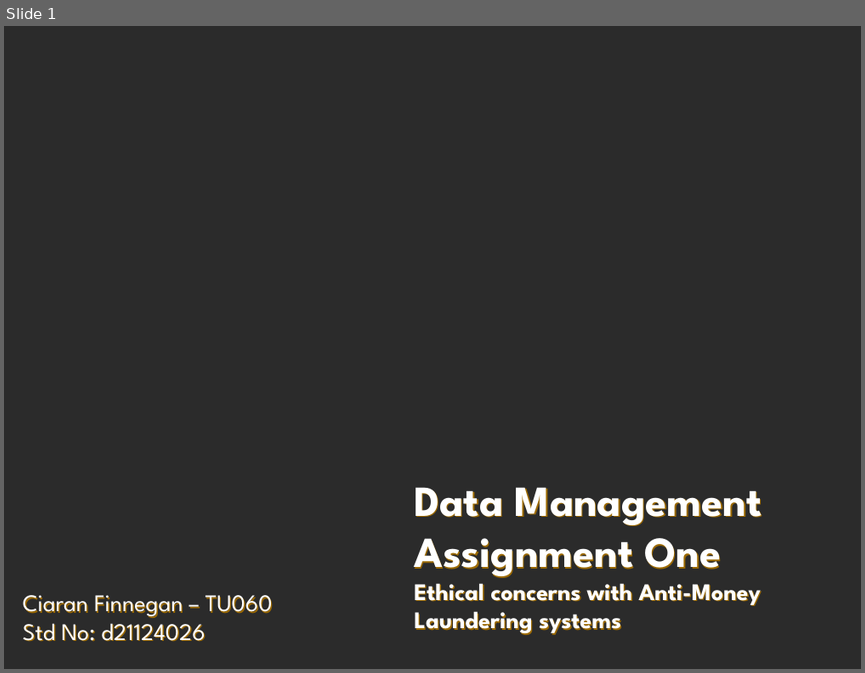
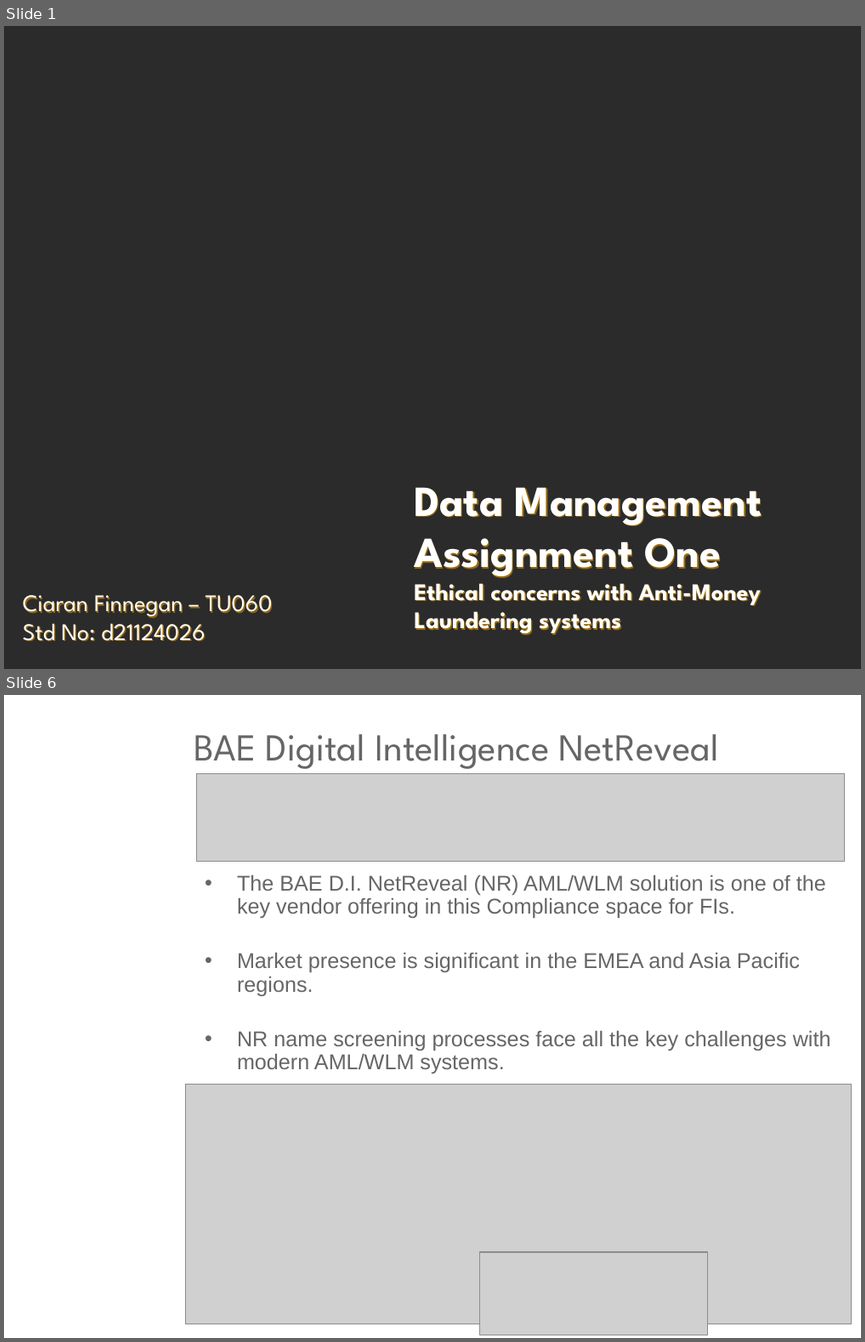
Before and after one commit to JackDaedalus/DataMgmtCA1, a slide deck: PPT_CA1/Data Management - CA1 - AML Ethics - Student Ciaran Finnegan d21124026 v1-1 200222.pptx. Shown one above the other, each under a label of ours: slide 1 before the commit, slides 1 and 6 after it; the slides between them are not shown. The pictures are 865x673 and 865x1342 pixels, drawn with LibreOffice and Linux fonts; fonts in the diff are those of the drawing; grey boxes stand for pictures; background and template pictures are left out; a plain dark background stands for a picture behind light text. Boxes give left, top, right and bottom in pixels: in the first picture for what was removed or moved away, otherwise in the second. Text is boxed around its words. In the diff, an @@ line names an element or a change of style, - is before the commit and + after.

```diff
--- a/PPT_CA1/Data Management - CA1 - AML Ethics - Student Ciaran Finnegan d21124026 v1-1 200222.pptx
+++ b/PPT_CA1/Data Management - CA1 - AML Ethics - Student Ciaran Finnegan d21124026 v1-1 200222.pptx
@@ slide 6 added at [4,695,861,1338], background picture (left out) @@
@@ title added at [194,734,719,769], 32 pt, text #666666 @@
+BAE Digital Intelligence NetReveal
@@ picture added at [196,774,844,862] @@
@@ text added at [237,875,831,1073], 18 pt, text #666666 @@
+• The BAE D.I. NetReveal (NR) AML/WLM solution is one of the key vendor offering in this Compliance space for FIs.
+• Market presence is significant in the EMEA and Asia Pacific regions.
+• NR name screening processes face all the key challenges with modern AML/WLM systems.
@@ picture added at [186,1084,851,1324] @@
@@ picture added at [479,1252,708,1335] @@
```
Also in this commit, not shown: 1 slide changed, 9 other slides added, 6 slides removed, 20 other files.
